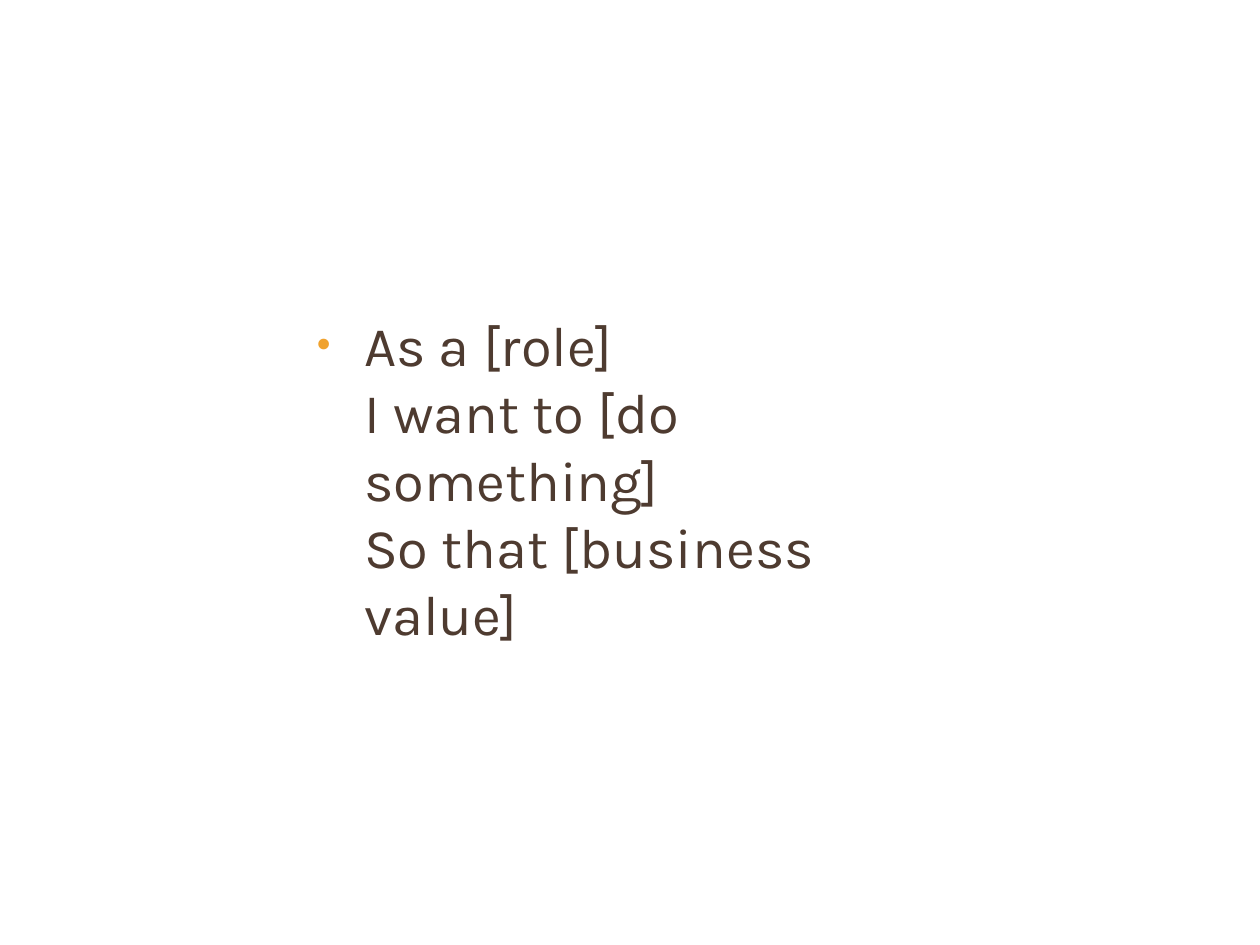
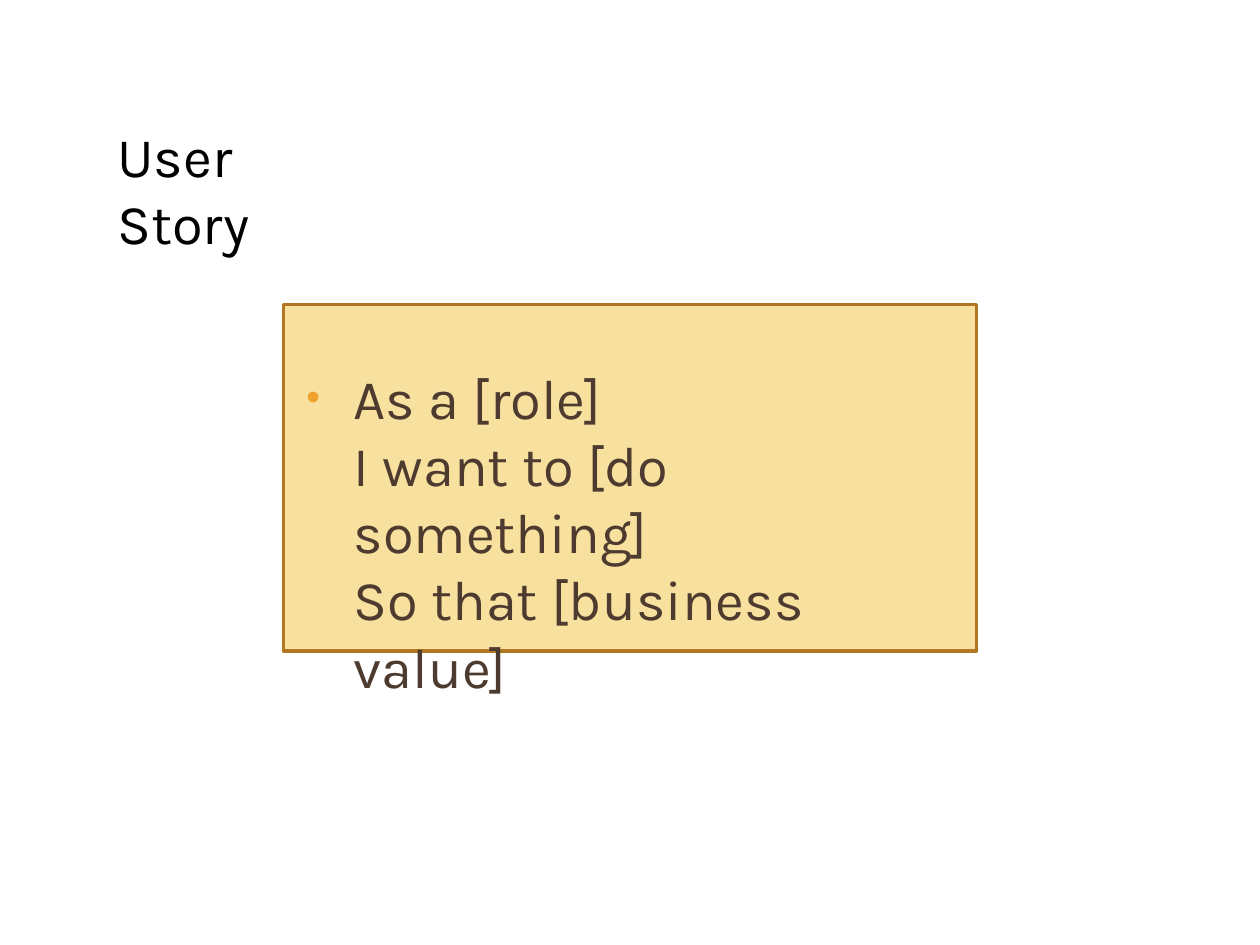
Before and after one commit to schambers/presentations, a slide deck: slide 11 of software-design-evolution/presentation/software-design-evolution.pptx (slide 7 before the commit). Drawn at 1260x945 pixels with LibreOffice and Linux fonts; fonts in the diff are those of the drawing. Boxes give left, top, right and bottom in pixels: in the first picture for what was removed or moved away, otherwise in the second. Text is boxed around its words. In the diff, an @@ line names an element or a change of style, - is before the commit and + after.

```diff
--- a/software-design-evolution/presentation/software-design-evolution.pptx
+++ b/software-design-evolution/presentation/software-design-evolution.pptx
@@ text added at [117,141,249,258], 32 pt, text #000000 @@
+User Story
@@ rectangle added at [284,305,976,651], fill #F8E19F, outline #B27822 2 pt @@
@@ text "As a [role] I want ...": place and size @@
-text "As a [role] I want ..." at [364,325,814,574]
+text "As a [role] I want ..." at [354,378,803,626]
```
Also in this commit, not shown: 1 other slide changed, 9 slides added, 2 slides removed, 2 other files.
